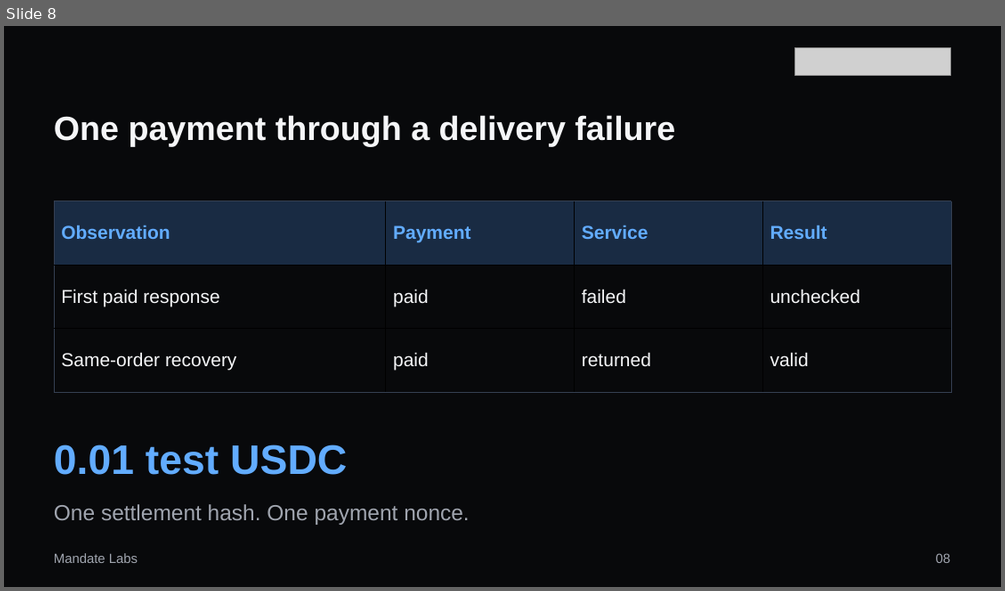
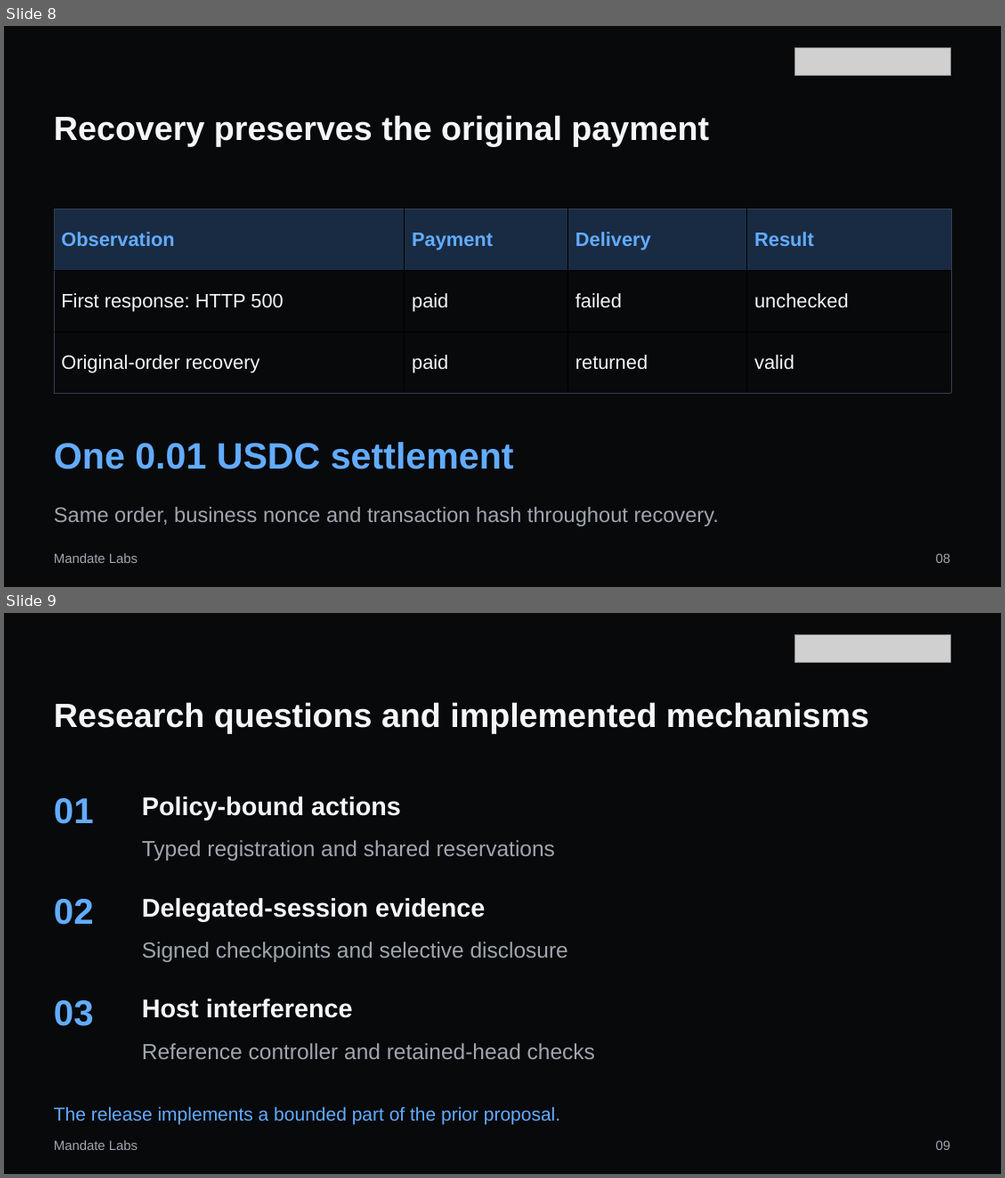
Before and after one commit to MandateLabs666/mandate-wallet, a slide deck: competition/submission-2026-10-20/presentation/mandate-wallet-10min-final.pptx. Shown one above the other, each under a label of ours: slide 8 before the commit, slides 8 and 9 after it. The pictures are 1005x591 and 1005x1178 pixels, drawn with LibreOffice and Linux fonts; fonts in the diff are those of the drawing; grey boxes stand for pictures. Boxes give left, top, right and bottom in pixels: in the first picture for what was removed or moved away, otherwise in the second. Text is boxed around its words. In the diff, an @@ line names an element or a change of style, - is before the commit and + after.

```diff
--- a/competition/submission-2026-10-20/presentation/mandate-wallet-10min-final.pptx
+++ b/competition/submission-2026-10-20/presentation/mandate-wallet-10min-final.pptx
@@ slide 9 added at bbox=[4, 613, 1001, 1174], background #08090B @@
@@ picture added at bbox=[794, 634, 950, 662] @@
@@ text added at bbox=[54, 702, 869, 734], 32.2 pt, text #F5F6F8, bold @@
+Research questions and implemented mechanisms
@@ text added at bbox=[54, 798, 94, 824], 34.5 pt, text #62ACFF, bold @@
+01
@@ text added at bbox=[142, 796, 401, 819], 24.8 pt, text #F5F6F8, bold @@
+Policy-bound actions
@@ text added at bbox=[142, 840, 555, 860], 21 pt, text #A0A5AF @@
+Typed registration and shared reservations
@@ text added at bbox=[54, 899, 94, 925], 34.5 pt, text #62ACFF, bold @@
+02
@@ text added at bbox=[142, 898, 485, 921], 24.8 pt, text #F5F6F8, bold @@
+Delegated-session evidence
@@ text added at bbox=[142, 941, 568, 962], 21 pt, text #A0A5AF @@
+Signed checkpoints and selective disclosure
@@ text added at bbox=[54, 1000, 94, 1026], 34.5 pt, text #62ACFF, bold @@
+03
@@ text added at bbox=[142, 998, 353, 1018], 24.8 pt, text #F5F6F8, bold @@
+Host interference
@@ text added at bbox=[142, 1043, 595, 1059], 21 pt, text #A0A5AF @@
+Reference controller and retained-head checks
@@ text added at bbox=[54, 1106, 560, 1125], 18 pt, text #62ACFF @@
+The release implements a bounded part of the prior proposal.
@@ text added at bbox=[54, 1140, 138, 1150], 12.8 pt, text #A0A5AF @@
+Mandate Labs
@@ text added at bbox=[936, 1140, 951, 1150], 12.8 pt, text #A0A5AF @@
+09
@@ slide 8 changed as well @@
@@ text at bbox=[54, 115, 709, 147]: text changed @@
-One payment through a delivery failure
+Recovery preserves the original payment
@@ table at bbox=[54, 209, 952, 394] @@
-row 1, column 3: Service
+row 1, column 3: Delivery
-row 2, column 1: First paid response
+row 2, column 1: First response: HTTP 500
-row 3, column 1: Same-order recovery
+row 3, column 1: Original-order recovery
@@ size 18 to 18.8 pt in "Observation", "Payment", "Result", "paid" and 5 more places @@
@@ table: place and size @@
-table at bbox=[54, 201, 952, 392]
+table at bbox=[54, 209, 952, 394]
@@ text at bbox=[54, 442, 514, 469]: text changed; size 39.8 to 35.2 pt @@
-0.01 test USDC
+One 0.01 USDC settlement
@@ text at bbox=[54, 507, 719, 526]: text changed; size 21 to 20.2 pt @@
-One settlement hash. One payment nonce.
+Same order, business nonce and transaction hash throughout recovery.
```
Also in this commit, not shown: 6 other slides changed, 5 other slides added, 6 slides removed, 13 other files.
